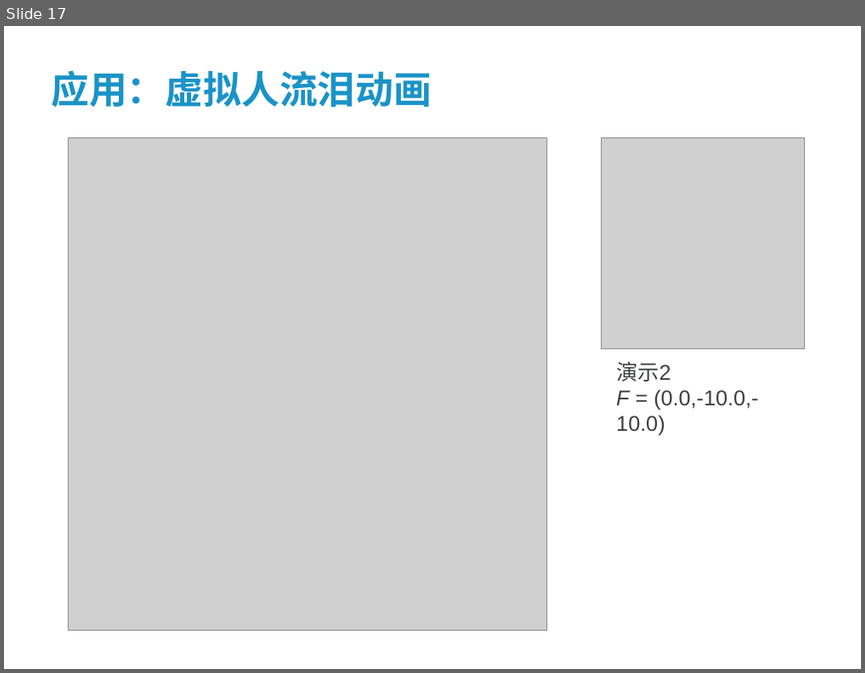
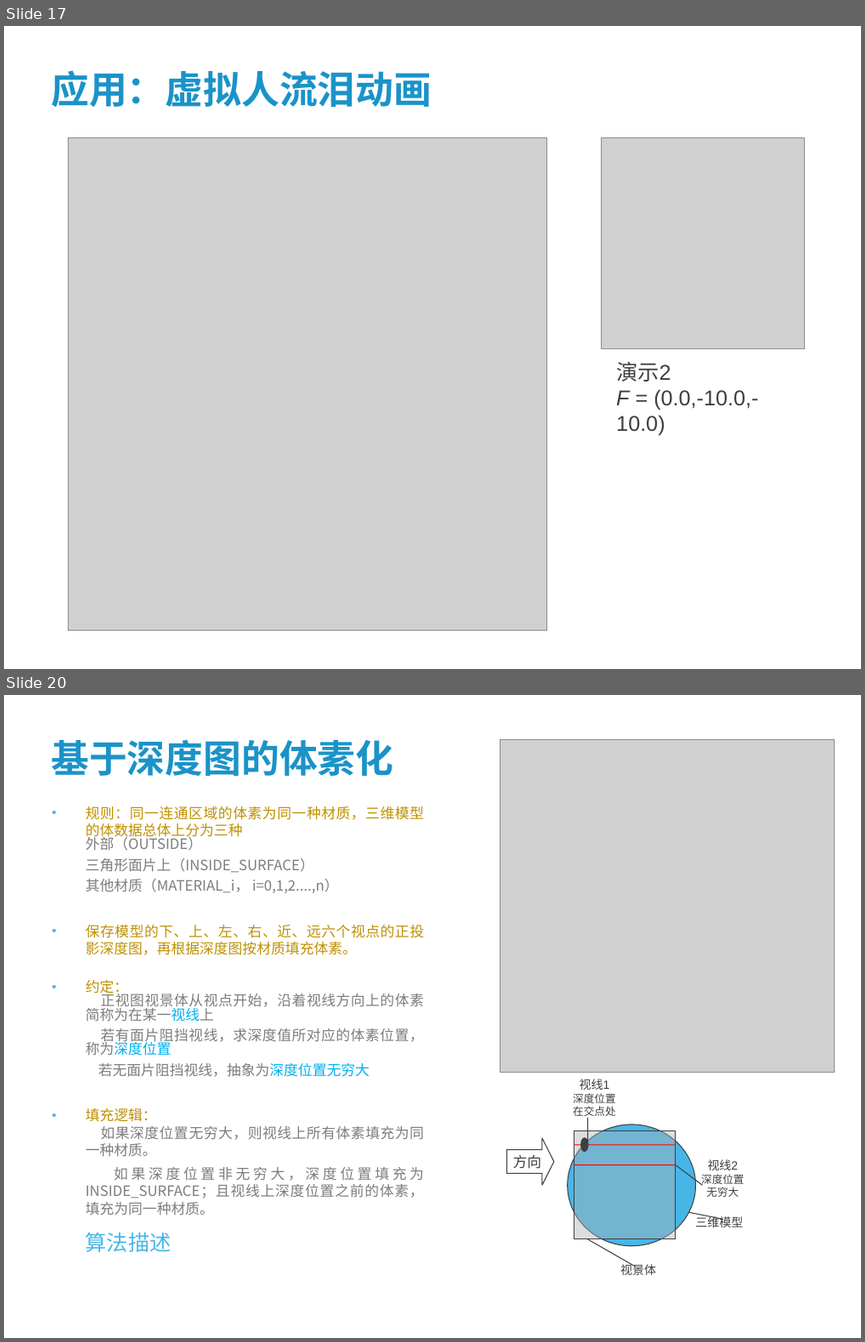
Before and after one commit to wsxmm1153/dissertation, a slide deck: paper/答辩讲稿.ppt. Shown one above the other, each under a label of ours: slide 17 before the commit, slides 17 and 20 after it; the slides between them are not shown. The pictures are 865x673 and 865x1342 pixels, drawn with LibreOffice and Linux fonts; fonts in the diff are those of the drawing; grey boxes stand for pictures; background and template pictures are left out. Boxes give left, top, right and bottom in pixels: in the first picture for what was removed or moved away, otherwise in the second. Text is boxed around its words. In the diff, an @@ line names an element or a change of style, - is before the commit and + after.

```diff
--- a/paper/答辩讲稿.ppt
+++ b/paper/答辩讲稿.ppt
@@ slide 20 added at (4,695,861,1338), background #FFFFFF @@
@@ title added at (51,739,393,776), 32 pt, text #1A93C8, bold @@
+基于深度图的体素化
@@ picture added at (500,739,834,1072) @@
@@ text added at (86,806,424,1252), 12 pt, text #7D7D7D @@
+• 规则：同一连通区域的体素为同一种材质，三维模型的体数据总体上分为三种
+    外部（OUTSIDE）
+    三角形面片上（INSIDE_SURFACE）
+    其他材质（MATERIAL_i， i=0,1,2....,n）
+• 保存模型的下、上、左、右、近、远六个视点的正投影深度图，再根据深度图按材质填充体素。
+• 约定：
+    正视图视景体从视点开始，沿着视线方向上的体素简称为在某一视线上
+    若有面片阻挡视线，求深度值所对应的体素位置，称为深度位置
+    若无面片阻挡视线，抽象为深度位置无穷大
+• 填充逻辑：
+    如果深度位置无穷大，则视线上所有体素填充为同一种材质。
+    如果深度位置非无穷大，深度位置填充为INSIDE_SURFACE；且视线上深度位置之前的体素，填充为同一种材质。
+    算法描述
@@ group added at (507,1078,744,1275): 6 lines, 4 texts, 2 ellipses, 1 rectangle, 1 right arrow @@
+方向
+视景体
+三维模型
+视线2
+深度位置
+无穷大
+视线1
+深度位置
+在交点处
```
Also in this commit, not shown: 9 slides changed, 17 other slides added, 1 slide removed, 2 other files.
